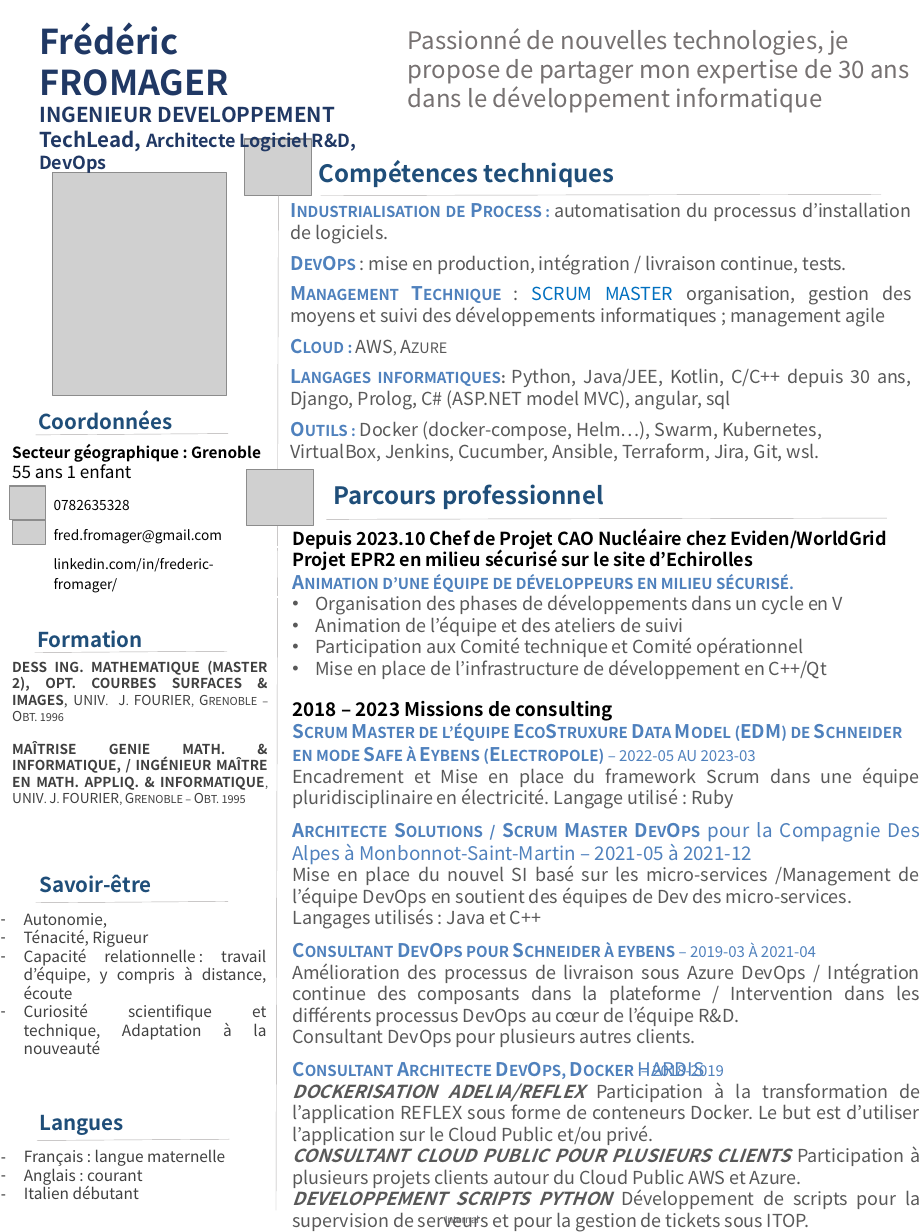
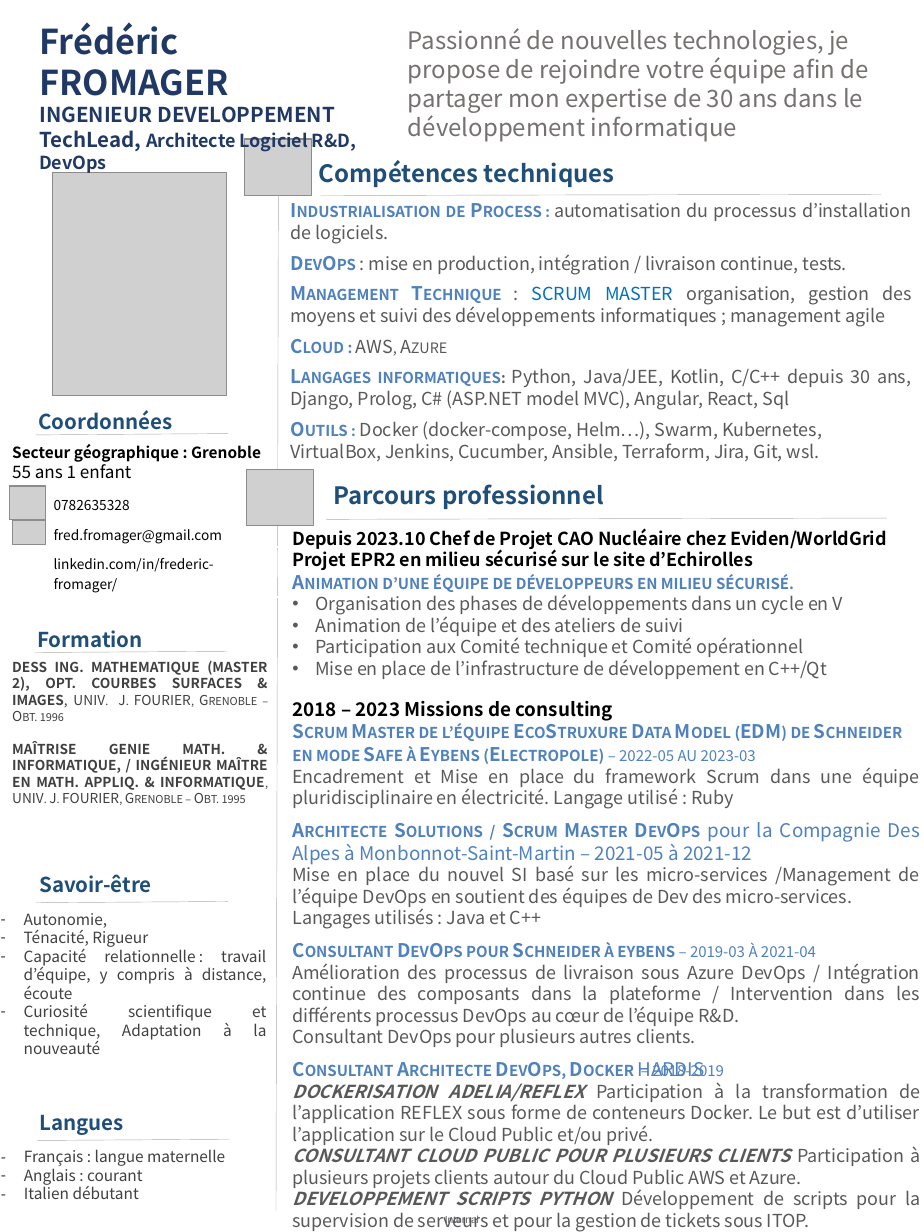
Before and after one commit to Solifred38/cv, a slide deck: slide 1 of CV_FFROMAGER.pptx. Drawn at 924x1232 pixels with LibreOffice and Linux fonts; fonts in the diff are those of the drawing; grey boxes stand for pictures; background and template pictures are left out. Boxes give left, top, right and bottom in pixels: in the first picture for what was removed or moved away, otherwise in the second. Text is boxed around its words. In the diff, an @@ line names an element or a change of style, - is before the commit and + after.

```diff
--- a/CV_FFROMAGER.pptx
+++ b/CV_FFROMAGER.pptx
@@ text at (408, 28, 869, 142): text changed @@
-Passionné de nouvelles technologies, je propose de partager mon expertise de 30 ans dans le développement informatique
+Passionné de nouvelles technologies, je propose de rejoindre votre équipe afin de partager mon expertise de 30 ans dans le développement informatique
@@ text at (290, 368, 911, 410): text changed @@
-Langages informatiques: Python, Java/JEE, Kotlin, C/C++ depuis 30 ans, Django, Prolog, C# (ASP.NET model MVC), angular, sql
+Langages informatiques: Python, Java/JEE, Kotlin, C/C++ depuis 30 ans, Django, Prolog, C# (ASP.NET model MVC), Angular, React, Sql
```
Also in this commit, not shown: 1 other file.
